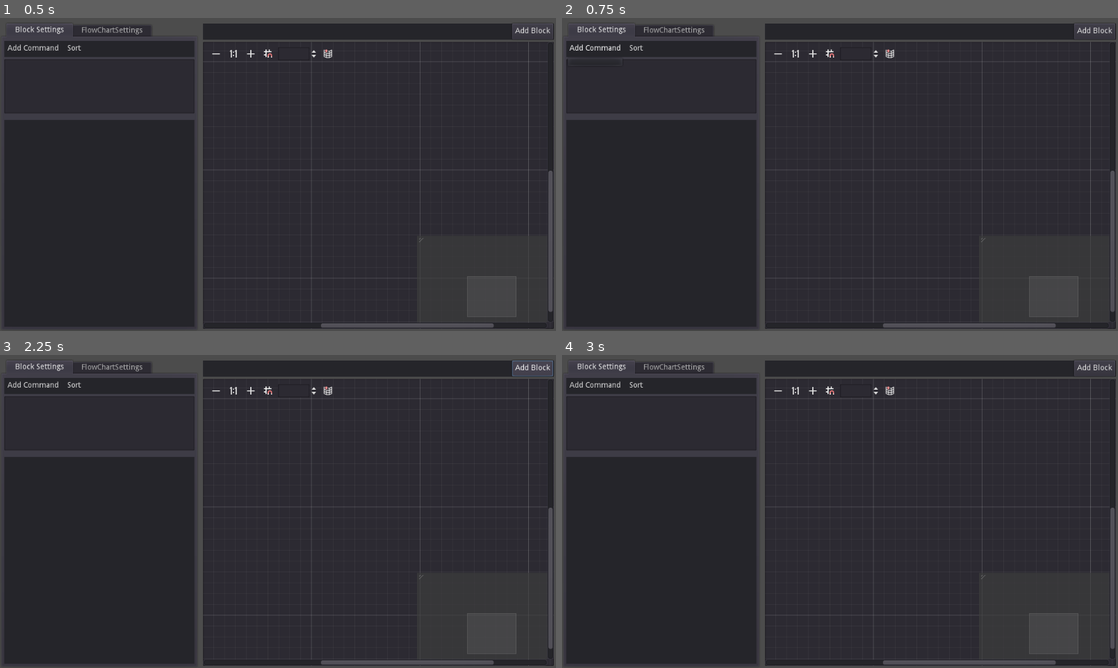
Above: before the commit, frames 1-4 (two rows, left to right).
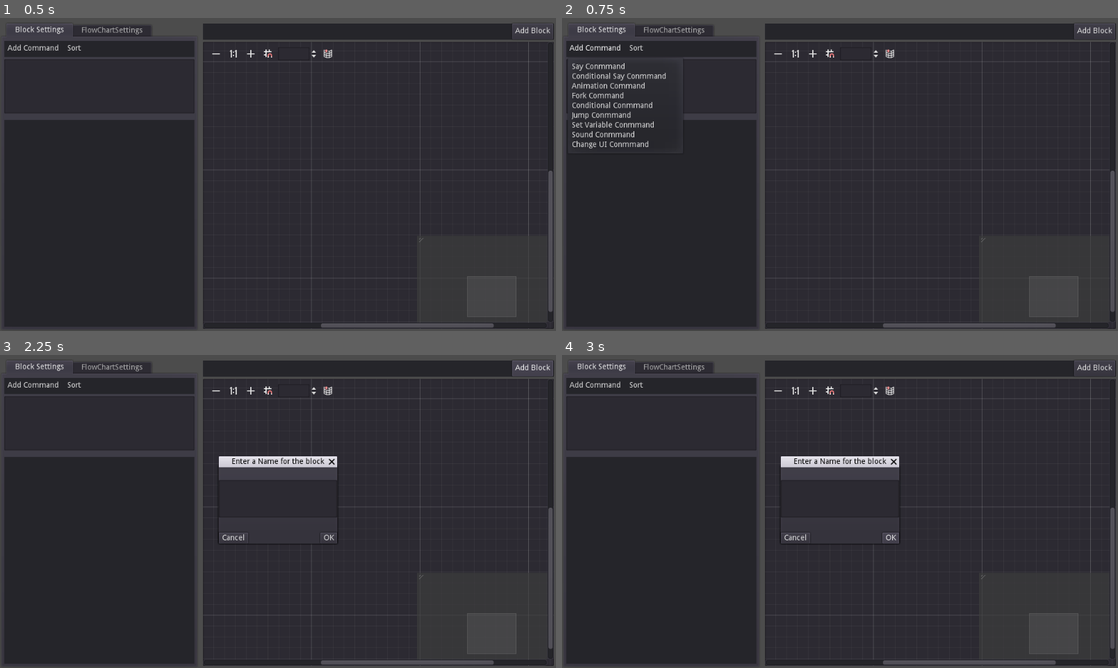
Above: after the commit, the same moments.

Repository: Arrow-x/Mushroom-Dialogs-System
Game: Godot game, scene res://DialogManager/Editor/FlowChartTab.tscn
Two runs of this game, one before a commit and one after it. Both use one fixed random seed, a clock stepped at 60 frames per second and the inputs below. The project has no main scene, so this scene is started directly.
Inputs (mouse positions are in pixels of both pictures, inside the frame that each line leads up to):
- Up to frame 1 (0.5 s): no input
- Up to frame 2 (0.75 s): click "Add Command" at 0.5 s
- Up to frame 3 (2.25 s): click "Sort" at 1.25 s; click "Add Block" at 2 s
- Up to frame 4 (3 s): click (890, 536) at 2.75 s, where only the run after the commit has a clickable "OK"

Frame 1 is identical in both runs. In frame 2, 1.1% of the frame differs, in the area x 1-19%, y 14-42%; in frame 3, 0.9%; in frame 4, 0.9%.
Error before the commit: Parse Error: Can't preload resource at path: res://DialogManager/Editor/Helper Scenes/Enter Name Scnes/Scenes/EnterNameScene.tscn (res://DialogManager/Editor/G…
Error after the commit: Invalid get index 'nodes' (on base: 'Nil'). (res://DialogManager/Editor/FlowChartTab.gd:22)

Commit message:
the editor is working again

Diff:
--- a/DialogSystem/DialogManager/DialogCommands/FlowChart.gd
+++ b/DialogSystem/DialogManager/DialogCommands/FlowChart.gd
@@ -9,3 +9,4 @@
 var blocks : Array
 var local_vars : Array
 export (Array, Resource) var characters
+var nodes : Dictionary
--- a/DialogSystem/DialogManager/Editor/AddCommand.gd
+++ b/DialogSystem/DialogManager/Editor/AddCommand.gd
@@ -30,6 +30,6 @@
 	pop_up.set_item_metadata(7, sound_command.new())
 
 	pop_up.add_item("Change UI Conmmand",8)
-	pop_up.set_item_metadata(8, change_ui_command.new())
+	pop_up.set_item_metadata(8, change_ui.new())
 
 	pop_up.connect("id_pressed",get_node("../../../CommandsTree"),"_on_add_command", [pop_up])
--- a/DialogSystem/DialogManager/Editor/FlowChartTab.gd
+++ b/DialogSystem/DialogManager/Editor/FlowChartTab.gd
@@ -5,6 +5,7 @@
 
 export var _graph_edit : NodePath
 onready var graph_edit : GraphEdit = get_node(_graph_edit)
+
 func _ready():
 	graph_edit.connect("add_block_to_flow", self, "_on_add_block_to_flow")
 
--- a/DialogSystem/DialogManager/Editor/GraphEdit.gd
+++ b/DialogSystem/DialogManager/Editor/GraphEdit.gd
@@ -1,12 +1,11 @@
 extends GraphEdit
 
 onready var graph_node : PackedScene = preload("res://DialogManager/Editor/GraphNode.tscn")
-onready var enter_name_scene : PackedScene = preload("res://DialogManager/Editor/Helper Scenes/Enter Name Scnes/Scenes/EnterNameScene.tscn")
+onready var enter_name_scene : PackedScene = preload("res://DialogManager/Editor/HelperScenes/EnterNameScene/Scenes/EnterNameScene.tscn")
 
 var node_offset : int = 0
 
 signal add_block_to_flow
-
 
 func _on_AddBlockButton_pressed():
 	var enter_name : WindowDialog = enter_name_scene.instance()
--- a/DialogSystem/DialogManager/Editor/HelperScenes/EnterNameScene/Scenes/EnterNameScene.tscn
+++ b/DialogSystem/DialogManager/Editor/HelperScenes/EnterNameScene/Scenes/EnterNameScene.tscn
@@ -1,6 +1,6 @@
 [gd_scene load_steps=2 format=2]
 
-[ext_resource path="res://DialogManager/Editor/Helper Scenes/Enter Name Scnes/Scripts/EnterNameScene.gd" type="Script" id=1]
+[ext_resource path="res://DialogManager/Editor/HelperScenes/EnterNameScene/Scripts/EnterNameScene.gd" type="Script" id=1]
 
 [node name="EnterNameScene" type="WindowDialog"]
 anchor_right = 1.0
